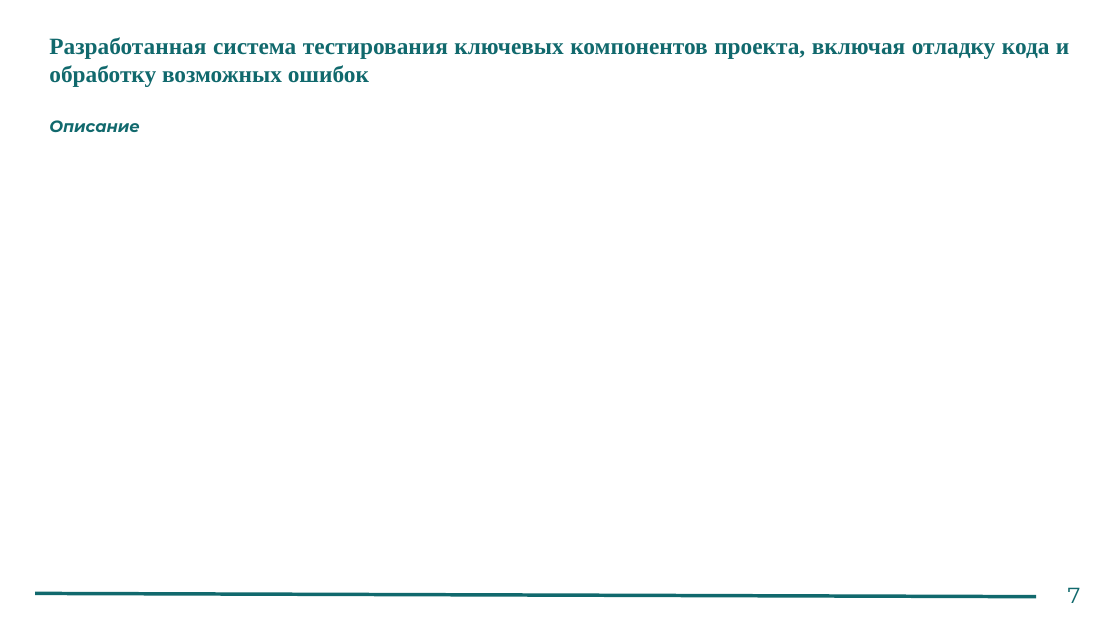
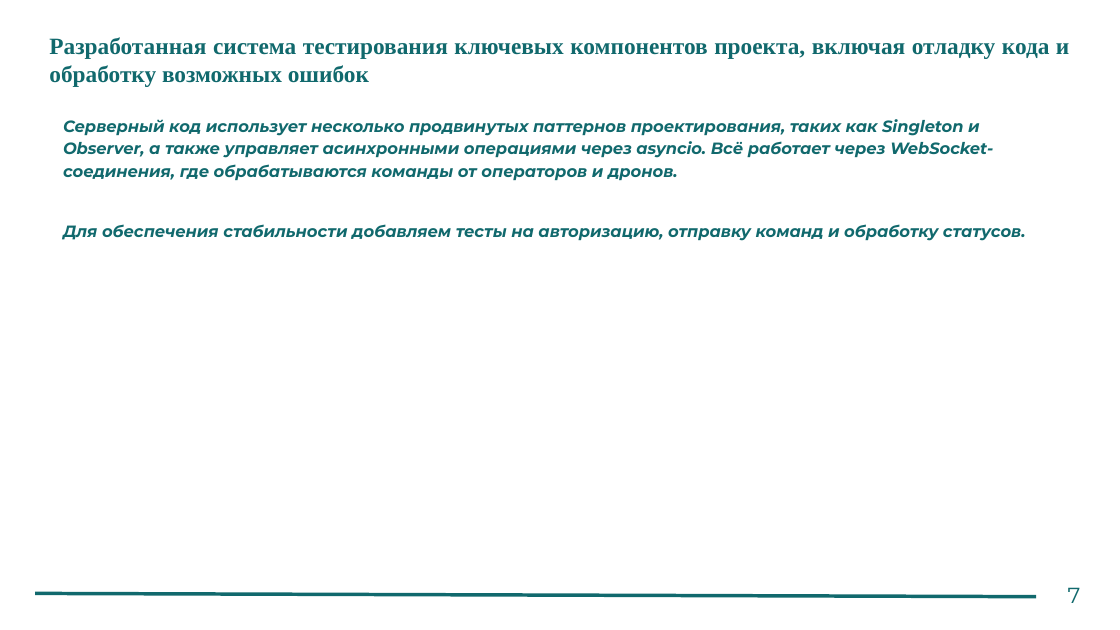
Before and after one commit to White2e/BPLAFinalCert, a slide deck: slide 10 of Python_разработка_для_БПЛА_паттерны_проектирования,_API_интерфейсы+(6).pptx. Drawn at 1120x630 pixels with LibreOffice and Linux fonts; fonts in the diff are those of the drawing. Boxes give left, top, right and bottom in pixels: in the first picture for what was removed or moved away, otherwise in the second. Text is boxed around its words. In the diff, an @@ line names an element or a change of style, - is before the commit and + after.

```diff
--- a/Python_разработка_для_БПЛА_паттерны_проектирования,_API_интерфейсы+(6).pptx
+++ b/Python_разработка_для_БПЛА_паттерны_проектирования,_API_интерфейсы+(6).pptx
@@ text added at [63, 119, 1026, 241], 10.5 pt, text #11696D, bold, italic @@
+Серверный код использует несколько продвинутых паттернов проектирования, таких как Singleton и Observer, а также управляет асинхронными операциями через asyncio. Всё работает через WebSocket-соединения, где обрабатываются команды от операторов и дронов.
+Для обеспечения стабильности добавляем тесты на авторизацию, отправку команд и обработку статусов.
@@ text removed at [49, 120, 139, 132] @@
-Описание
```
Also in this commit, not shown: 1 other slide changed, 1 other file.
